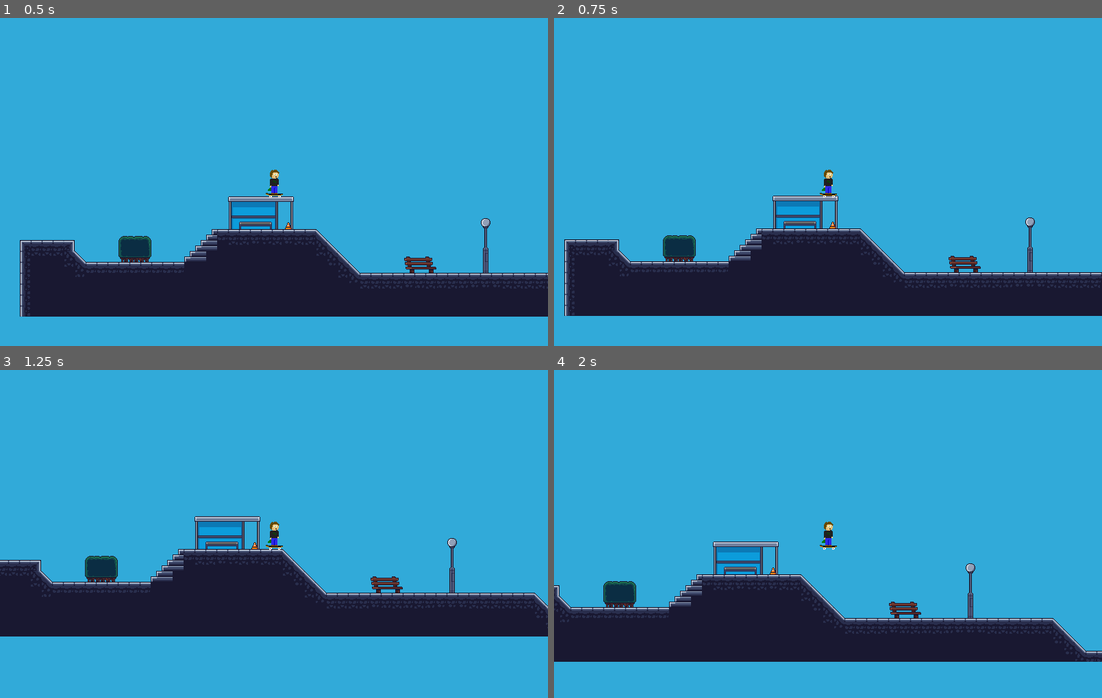
Above: before the commit, frames 1-4 (two rows, left to right).
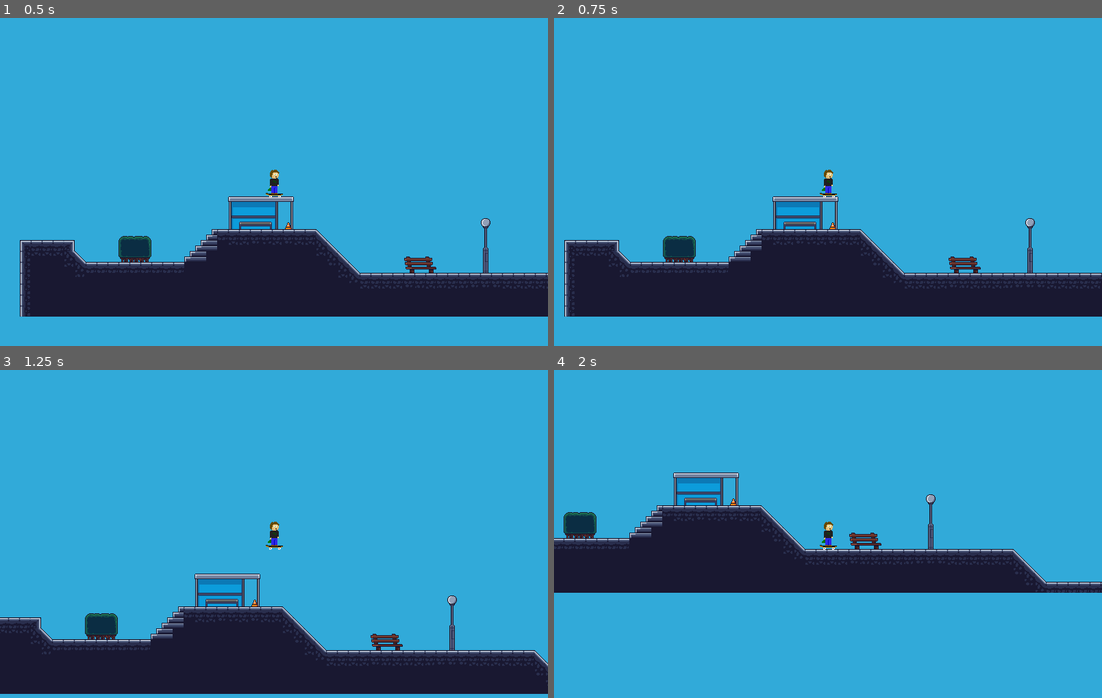
Above: after the commit, the same moments.

Repository: hamdle/2d_skateboard_game
Game: Godot game, scene res://levels/normandock/normandock.tscn
Same seed, same stepped clock (60 frames per second), same inputs: the game is played once before the commit and once after it.
Inputs:
- Up to frame 1 (0.5 s): no input
- Up to frame 2 (0.75 s): tap Enter at 0.5 s; hold Right (ui_right) from 0.53 s (still down); hold F (push, bound only after the commit) from 0.53 s (still down)
- Up to frame 3 (1.25 s): keep holding Right (ui_right); keep holding F (push, bound only after the commit); tap Space (ui_select) at 0.77 s
- Up to frame 4 (2 s): keep holding Right (ui_right); release F (push, bound only after the commit) at 1.28 s; tap F (push, bound only after the commit) at 1.35 s; tap Space (ui_select) at 1.52 s

Frame 1 is identical in both runs. In frame 2, 2.7% of the frame differs, in the area x 1-100%, y 54-92%; in frame 3, 34%, in the area x 0-100%, y 44-99%; in frame 4, 33%.

Commit message:
Update controlls to support push and controller

Diff:
--- a/characters/player/Player.gd
+++ b/characters/player/Player.gd
@@ -1,10 +1,16 @@
 extends KinematicBody2D
+
+const DIRECTION_LEFT = -1
+const DIRECTION_RIGHT = 1
 
 const UP = Vector2(0, -1)
 const GRAVITY = 9
-const SPEED = 70
+const PUSH_SPEED = 70
+const BURST_SPEED = 50
 const JUMP_HEIGHT = -200
 
+# Player
+var direction = DIRECTION_RIGHT
 var velocity = Vector2()
 # Camera
 var zoom_factor = 1.0
@@ -21,18 +27,36 @@
 
 	# Player movement
 	if Input.is_action_pressed("ui_left"):
-		velocity.x = -SPEED
-		$Sprite.scale.x = -1
+		if $Sprite.scale.x > 0:
+			direction = DIRECTION_LEFT
+			#velocity.x = -BURST_SPEED
+			$Sprite.scale.x = -1
 	elif Input.is_action_pressed("ui_right"):
-		velocity.x = SPEED
-		$Sprite.scale.x = 1
+		if $Sprite.scale.x < 0:
+			direction = DIRECTION_RIGHT
+			#velocity.x = BURST_SPEED
+			$Sprite.scale.x = 1
 	else:
-		velocity.x = lerp(velocity.x, 0, 0.07)
+		velocity.x = lerp(velocity.x, 0, 0.01)
+
+	# Push
+	if Input.is_action_just_pressed("push"):
+		velocity.x += PUSH_SPEED * direction
+
+	#if Input.is_action_pressed("push"):
+	#	velocity.x += PUSH_SPEED * direction
 
 	# Jump
 	if Input.is_action_just_pressed("ui_select"):
 		if is_on_floor():
 			velocity.y = JUMP_HEIGHT
+
+	# Correct facing position based on speed
+	if (velocity.x > 100.0):
+		direction = DIRECTION_RIGHT
+		$Sprite.scale.x = 1
+
+	#print(velocity.x)
 
 func _physics_process(delta):
 	get_input()
--- a/levels/normandock/normandock.tscn
+++ b/levels/normandock/normandock.tscn
@@ -1,10 +1,13 @@
-[gd_scene load_steps=4 format=2]
+[gd_scene load_steps=5 format=2]
 
 [ext_resource path="res://models/city/city_tileset.tres" type="TileSet" id=1]
 [ext_resource path="res://characters/player/Player.tscn" type="PackedScene" id=2]
 
 [sub_resource type="RectangleShape2D" id=1]
-extents = Vector2( 20.3523, 3.09717 )
+extents = Vector2( 47.4747, 3.09717 )
+
+[sub_resource type="RectangleShape2D" id=2]
+extents = Vector2( 20.5344, 2.5199 )
 
 [node name="Game" type="Node2D"]
 
@@ -29,6 +32,6 @@
 position = Vector2( 539.055, 507.258 )
 
 [node name="CollisionShape2D" type="CollisionShape2D" parent="StaticBody2D2"]
-position = Vector2( 26.4897, 1.74789 )
-shape = SubResource( 1 )
+position = Vector2( 26.5754, 1.05978 )
+shape = SubResource( 2 )
 one_way_collision = true
--- a/project.godot
+++ b/project.godot
@@ -30,6 +30,7 @@
 "events": [ Object(InputEventKey,"resource_local_to_scene":false,"resource_name":"","device":0,"alt":false,"shift":false,"control":false,"meta":false,"command":false,"pressed":false,"scancode":16777231,"unicode":0,"echo":false,"script":null)
 , Object(InputEventJoypadButton,"resource_local_to_scene":false,"resource_name":"","device":0,"button_index":14,"pressure":0.0,"pressed":false,"script":null)
 , Object(InputEventKey,"resource_local_to_scene":false,"resource_name":"","device":0,"alt":false,"shift":false,"control":false,"meta":false,"command":false,"pressed":false,"scancode":65,"unicode":0,"echo":false,"script":null)
+, Object(InputEventJoypadMotion,"resource_local_to_scene":false,"resource_name":"","device":0,"axis":0,"axis_value":-1.0,"script":null)
  ]
 }
 ui_right={
@@ -37,6 +38,7 @@
 "events": [ Object(InputEventKey,"resource_local_to_scene":false,"resource_name":"","device":0,"alt":false,"shift":false,"control":false,"meta":false,"command":false,"pressed":false,"scancode":16777233,"unicode":0,"echo":false,"script":null)
 , Object(InputEventJoypadButton,"resource_local_to_scene":false,"resource_name":"","device":0,"button_index":15,"pressure":0.0,"pressed":false,"script":null)
 , Object(InputEventKey,"resource_local_to_scene":false,"resource_name":"","device":0,"alt":false,"shift":false,"control":false,"meta":false,"command":false,"pressed":false,"scancode":68,"unicode":0,"echo":false,"script":null)
+, Object(InputEventJoypadMotion,"resource_local_to_scene":false,"resource_name":"","device":0,"axis":0,"axis_value":1.0,"script":null)
  ]
 }
 ui_up={
@@ -44,6 +46,7 @@
 "events": [ Object(InputEventKey,"resource_local_to_scene":false,"resource_name":"","device":0,"alt":false,"shift":false,"control":false,"meta":false,"command":false,"pressed":false,"scancode":16777232,"unicode":0,"echo":false,"script":null)
 , Object(InputEventJoypadButton,"resource_local_to_scene":false,"resource_name":"","device":0,"button_index":12,"pressure":0.0,"pressed":false,"script":null)
 , Object(InputEventKey,"resource_local_to_scene":false,"resource_name":"","device":0,"alt":false,"shift":false,"control":false,"meta":false,"command":false,"pressed":false,"scancode":87,"unicode":0,"echo":false,"script":null)
+, Object(InputEventJoypadMotion,"resource_local_to_scene":false,"resource_name":"","device":0,"axis":3,"axis_value":-1.0,"script":null)
  ]
 }
 ui_down={
@@ -51,6 +54,13 @@
 "events": [ Object(InputEventKey,"resource_local_to_scene":false,"resource_name":"","device":0,"alt":false,"shift":false,"control":false,"meta":false,"command":false,"pressed":false,"scancode":16777234,"unicode":0,"echo":false,"script":null)
 , Object(InputEventJoypadButton,"resource_local_to_scene":false,"resource_name":"","device":0,"button_index":13,"pressure":0.0,"pressed":false,"script":null)
 , Object(InputEventKey,"resource_local_to_scene":false,"resource_name":"","device":0,"alt":false,"shift":false,"control":false,"meta":false,"command":false,"pressed":false,"scancode":83,"unicode":0,"echo":false,"script":null)
+, Object(InputEventJoypadMotion,"resource_local_to_scene":false,"resource_name":"","device":0,"axis":3,"axis_value":1.0,"script":null)
+ ]
+}
+push={
+"deadzone": 0.5,
+"events": [ Object(InputEventJoypadButton,"resource_local_to_scene":false,"resource_name":"","device":0,"button_index":0,"pressure":0.0,"pressed":false,"script":null)
+, Object(InputEventKey,"resource_local_to_scene":false,"resource_name":"","device":0,"alt":false,"shift":false,"control":false,"meta":false,"command":false,"pressed":false,"scancode":70,"unicode":0,"echo":false,"script":null)
  ]
 }
 
Not shown: 3 places in models/city/city_tileset.tres that only renumber resources
